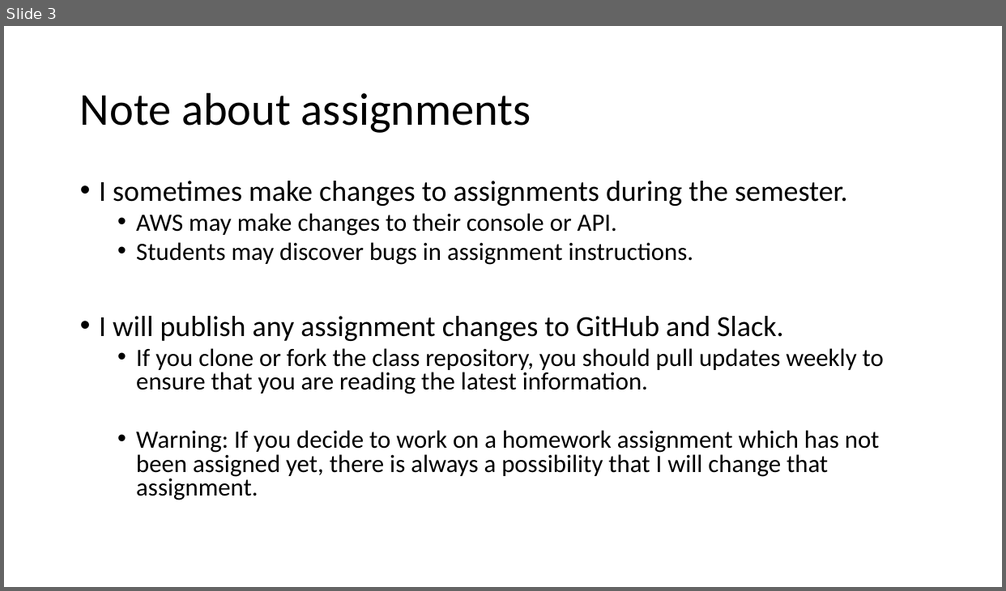
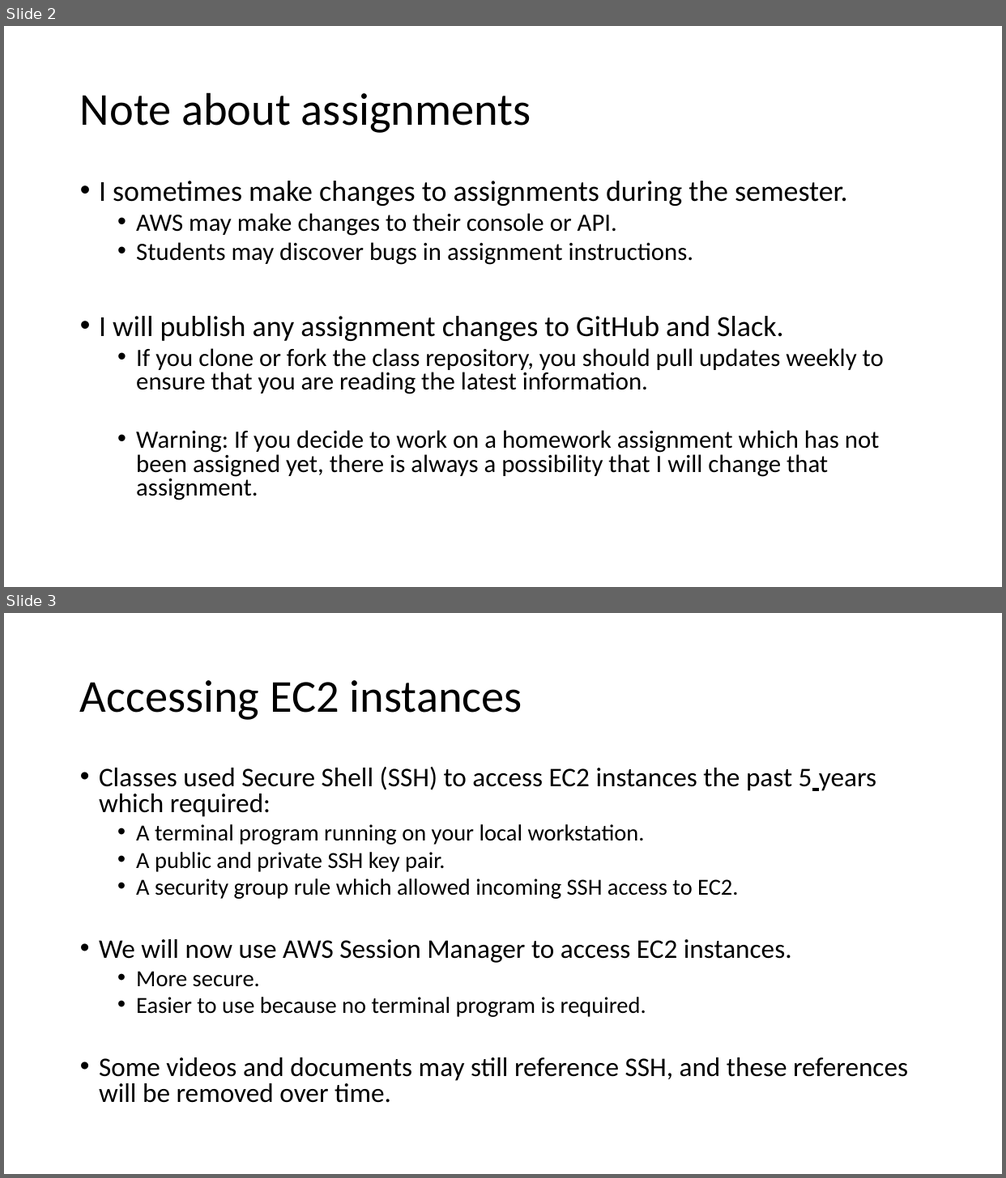
Before and after one commit to jasondbaker/infrastructure-class, a slide deck: review/lecture-review-week-2.pptx. Shown one above the other, each under a label of ours: slide 3 before the commit, slides 2 and 3 after it. The pictures are 1006x591 and 1006x1178 pixels, drawn with LibreOffice and Linux fonts; fonts in the diff are those of the drawing. Boxes give left, top, right and bottom in pixels: in the first picture for what was removed or moved away, otherwise in the second. Text is boxed around its words. In the diff, an @@ line names an element or a change of style, - is before the commit and + after.

```diff
--- a/review/lecture-review-week-2.pptx
+++ b/review/lecture-review-week-2.pptx
@@ slide 3 added at box(4, 613, 1002, 1174), background #FFFFFF @@
@@ title added at box(80, 680, 522, 720), 44 pt, text #000000 @@
+Accessing EC2 instances
@@ text added at box(99, 767, 908, 1103), 25.9 pt, text #000000 @@
+• Classes used Secure Shell (SSH) to access EC2 instances the past 5 years which required:
+  • A terminal program running on your local workstation.
+  • A public and private SSH key pair.
+  • A security group rule which allowed incoming SSH access to EC2.
+• We will now use AWS Session Manager to access EC2 instances.
+  • More secure.
+  • Easier to use because no terminal program is required.
+• Some videos and documents may still reference SSH, and these references will be removed over time.
@@ what was slide 3 is now slide 2 @@
```
Also in this commit, not shown: 1 other file.
